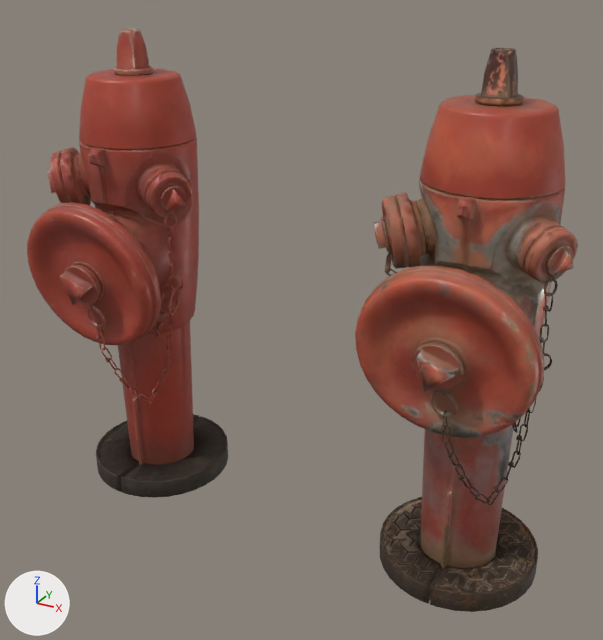
The glTF model public/assets/models/r2/fire_hydrant.glb, before and after one commit.
The view is the same before and after, from a camera (50 mm lens) standing at (0.61, -1.092, 0.91) and looking at (0.024, -0.028, 0.378). The lights are fixed; the arrows at lower left show +X, +Y and +Z. The first picture is the older version. Vertices at exactly the same position are counted once.

Before the edit, the objects in view are built like this:
```python
me_cylinder_001 = bpy.data.meshes.new('Cylinder.001')
me_cylinder_001.from_pydata(...)  # 7562 vertices, 14999 faces; spans x -0.34..0.34, y -0.4..0.4, z -1.0..1.0
me_cylinder_001.materials.append(mat_fire_hydrant)
me_cylinder_006 = bpy.data.meshes.new('Cylinder.006')
me_cylinder_006.from_pydata(...)  # 7562 vertices, 14999 faces; spans x -0.34..0.34, y -0.4..0.4, z -1.0..1.0
me_cylinder_006.materials.append(mat_fire_hydrant_aged)
ob_fire_hydrant = bpy.data.objects.new('fire_hydrant', me_cylinder_001)
ob_fire_hydrant.location = (-0.304, -0.032, 0.4)
ob_fire_hydrant.scale = (0.4, 0.4, 0.4)
ob_fire_hydrant_aged = bpy.data.objects.new('fire_hydrant_aged', me_cylinder_006)
ob_fire_hydrant_aged.location = (0.296, -0.032, 0.4)
ob_fire_hydrant_aged.scale = (0.4, 0.4, 0.4)
```
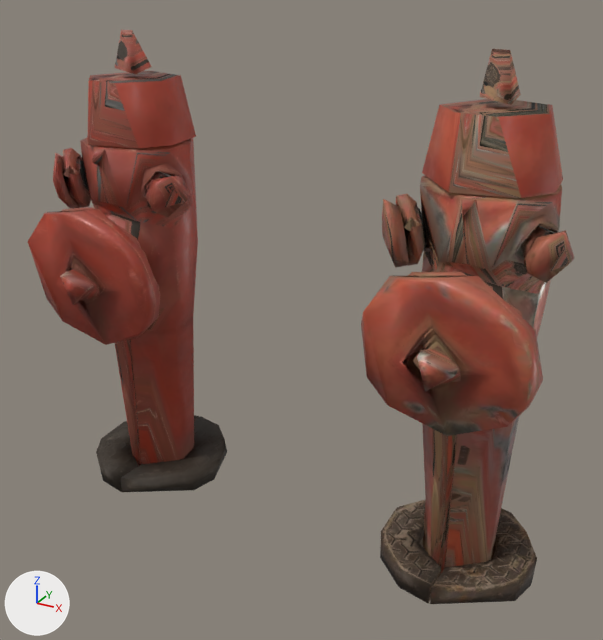
Changed parts and their boxes (x1, y1, x2, y2) in the pictures (603 x 640 px):
'fire_hydrant_aged', reshaped, moved
    before: (355, 48, 578, 612)
    after: (361, 49, 574, 604)
'fire_hydrant', reshaped
    before: (27, 29, 228, 498)
    after: (28, 30, 227, 492)
part 1 of me_cylinder_001, deleted
    before: (73, 210, 184, 404)
part 2 of me_cylinder_001, cut back (mostly hidden afterwards)
    before: (27, 29, 228, 498)
    after: (61, 269, 93, 285)
part 3 of me_cylinder_006, deleted
    before: (384, 217, 562, 505)
part 4 of me_cylinder_006, cut back
    before: (355, 48, 578, 612)
    after: (413, 348, 459, 370)

Patch to the scene script:
```diff
--- a/public/assets/models/r2/fire_hydrant.glb.py
+++ b/public/assets/models/r2/fire_hydrant.glb.py
@@ me_cylinder_001 @@
 # used by ob_fire_hydrant; location = (-0.304, -0.032, 0.4); scale = (0.4, 0.4, 0.4)
-me_cylinder_001.from_pydata(...)  # 7562 vertices, 14999 faces; spans x -0.34..0.34, y -0.4..0.4, z -1.0..1.0
+me_cylinder_001.from_pydata(...)  # 401 vertices, 744 faces; spans x -0.33..0.33, y -0.4..0.4, z -1.0..1.0
+# me_cylinder_001 part 1: 26 loose pieces with 2624 vertices, spanning x -0.32..0.32, y -0.34..-0.03, z -0.51..0.45, are deleted
+# me_cylinder_001 part 2: 7 vertices moved within x -0.27..0.24, y -0.36..0.03, z 0.1..0.37; 4537 vertices removed from x -0.34..0.34, y -0.4..0.4, z -1.0..1.0
 me_cylinder_001.materials.append(mat_fire_hydrant)
@@ me_cylinder_006 @@
 # used by ob_fire_hydrant_aged; location = (0.296, -0.032, 0.4); scale = (0.4, 0.4, 0.4)
-me_cylinder_006.from_pydata(...)  # 7562 vertices, 14999 faces; spans x -0.34..0.34, y -0.4..0.4, z -1.0..1.0
+me_cylinder_006.from_pydata(...)  # 401 vertices, 744 faces; spans x -0.33..0.33, y -0.4..0.4, z -1.0..1.0
+# me_cylinder_006 part 3: 26 loose pieces with 2624 vertices, spanning x -0.32..0.32, y -0.34..-0.03, z -0.51..0.45, are deleted
+# me_cylinder_006 part 4: 7 vertices moved within x -0.27..0.24, y -0.36..0.03, z 0.1..0.37; 4537 vertices removed from x -0.34..0.34, y -0.4..0.4, z -1.0..1.0
 me_cylinder_006.materials.append(mat_fire_hydrant_aged)
@@ ob_fire_hydrant_aged @@
 ob_fire_hydrant_aged = bpy.data.objects.new('fire_hydrant_aged', me_cylinder_006)
-ob_fire_hydrant_aged.location = (0.296, -0.032, 0.4)
+ob_fire_hydrant_aged.location = (0.295, -0.032, 0.4)
 ob_fire_hydrant_aged.scale = (0.4, 0.4, 0.4)
```
